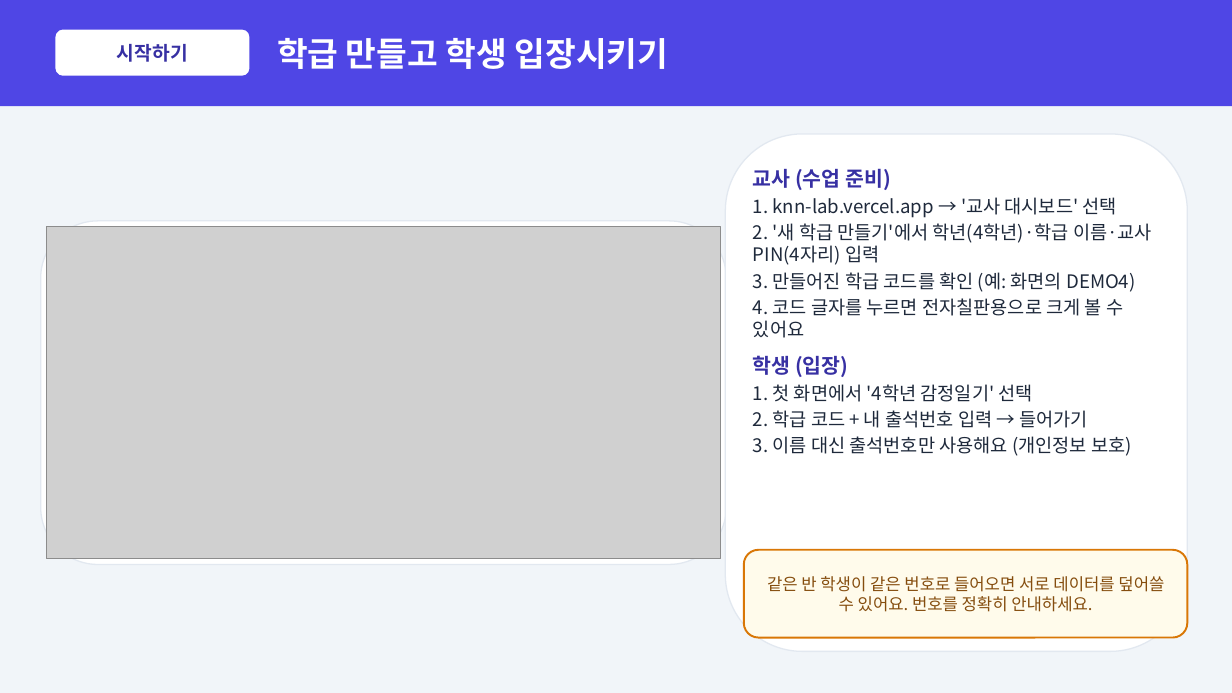
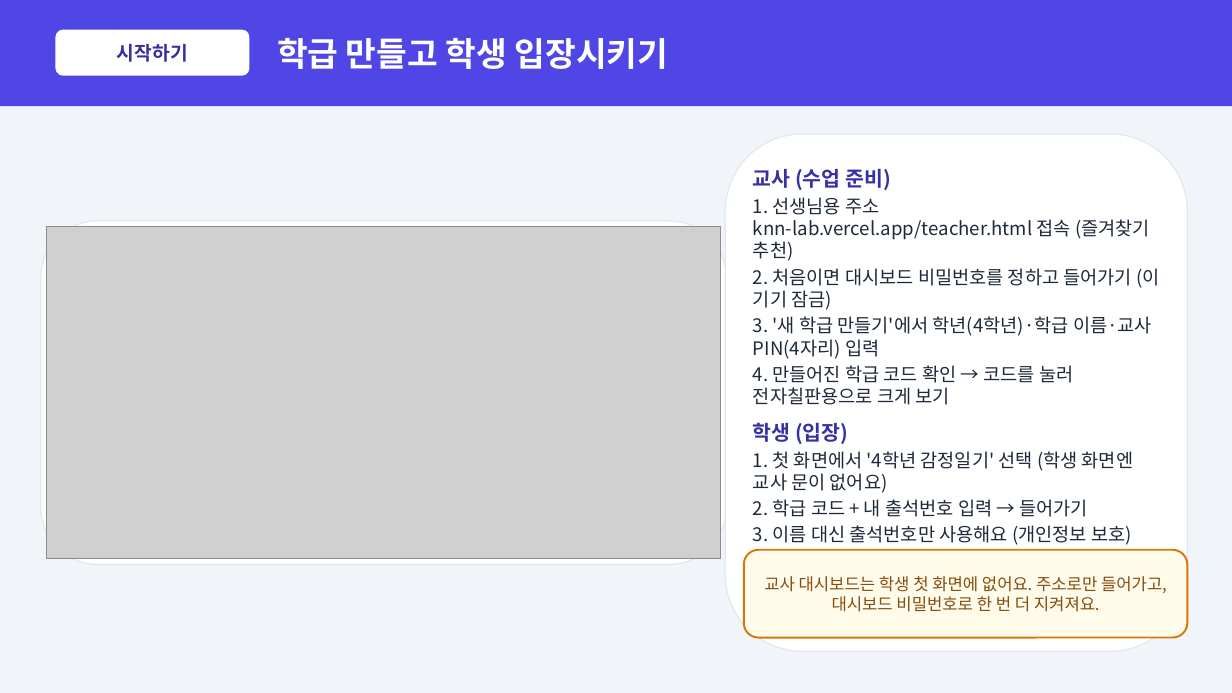
Before and after one commit to starrylifee/knn-lab, a slide deck: slide 2 of 설명서/KNN교실_4학년_사용설명서.pptx. Drawn at 1232x693 pixels with LibreOffice and Linux fonts; fonts in the diff are those of the drawing; grey boxes stand for pictures. Boxes give left, top, right and bottom in pixels: in the first picture for what was removed or moved away, otherwise in the second. Text is boxed around its words. In the diff, an @@ line names an element or a change of style, - is before the commit and + after.

```diff
--- a/설명서/KNN교실_4학년_사용설명서.pptx
+++ b/설명서/KNN교실_4학년_사용설명서.pptx
@@ text at [753,197,1159,405]: text changed @@
-1. knn-lab.vercel.app → '교사 대시보드' 선택
-2. '새 학급 만들기'에서 학년(4학년)·학급 이름·교사 PIN(4자리) 입력
-3. 만들어진 학급 코드를 확인 (예: 화면의 DEMO4)
-4. 코드 글자를 누르면 전자칠판용으로 크게 볼 수 있어요
+1. 선생님용 주소 knn-lab.vercel.app/teacher.html 접속 (즐겨찾기 추천)
+2. 처음이면 대시보드 비밀번호를 정하고 들어가기 (이 기기 잠금)
+3. '새 학급 만들기'에서 학년(4학년)·학급 이름·교사 PIN(4자리) 입력
+4. 만들어진 학급 코드 확인 → 코드를 눌러 전자칠판용으로 크게 보기
@@ text at [753,451,1133,493]: text changed @@
-1. 첫 화면에서 '4학년 감정일기' 선택
+1. 첫 화면에서 '4학년 감정일기' 선택 (학생 화면엔 교사 문이 없어요)
@@ text in rounded rectangle at [764,576,1167,612]: text changed @@
-같은 반 학생이 같은 번호로 들어오면 서로 데이터를 덮어쓸 수 있어요. 번호를 정확히 안내하세요.
+교사 대시보드는 학생 첫 화면에 없어요. 주소로만 들어가고, 대시보드 비밀번호로 한 번 더 지켜져요.
```
Also in this commit, not shown: 1 other file.
